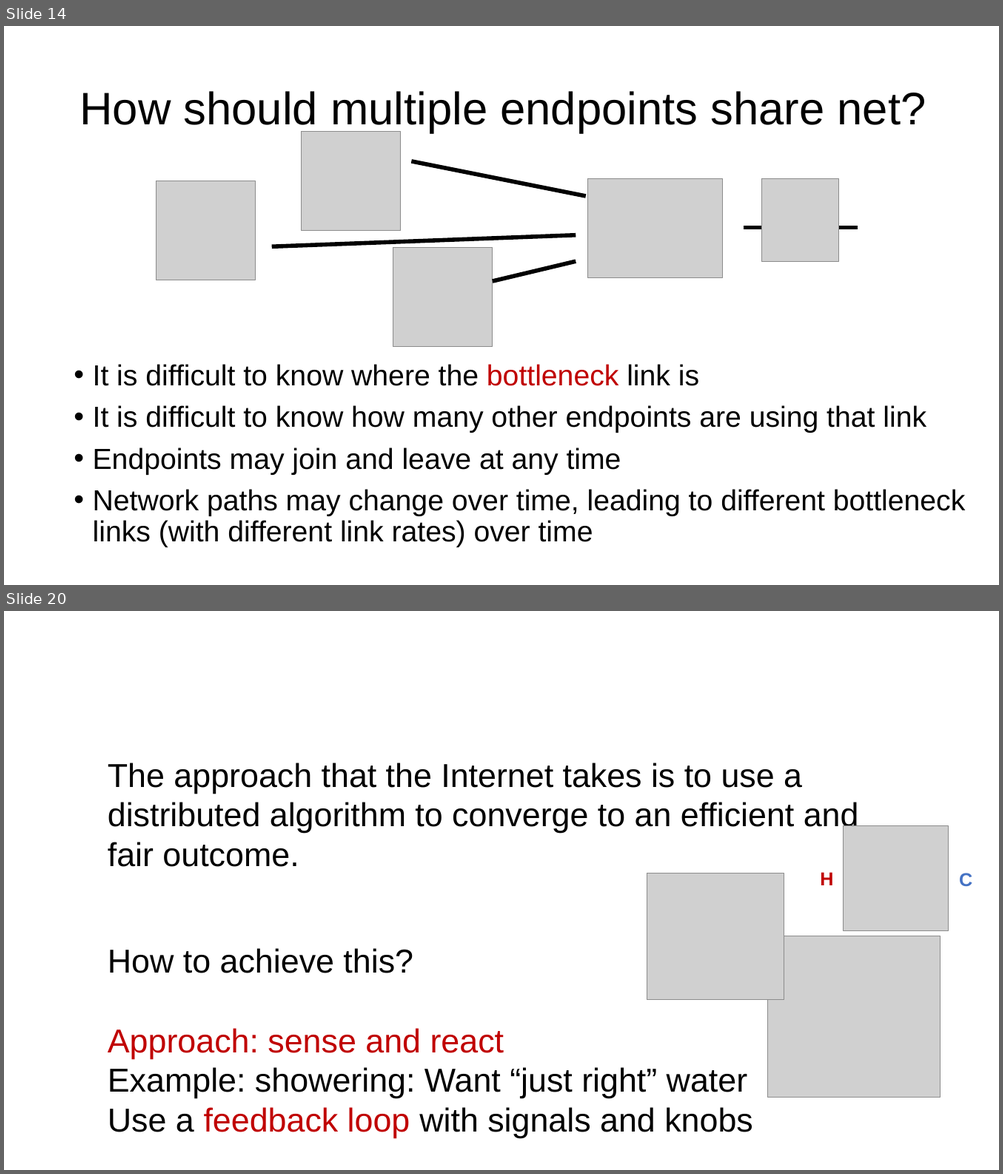
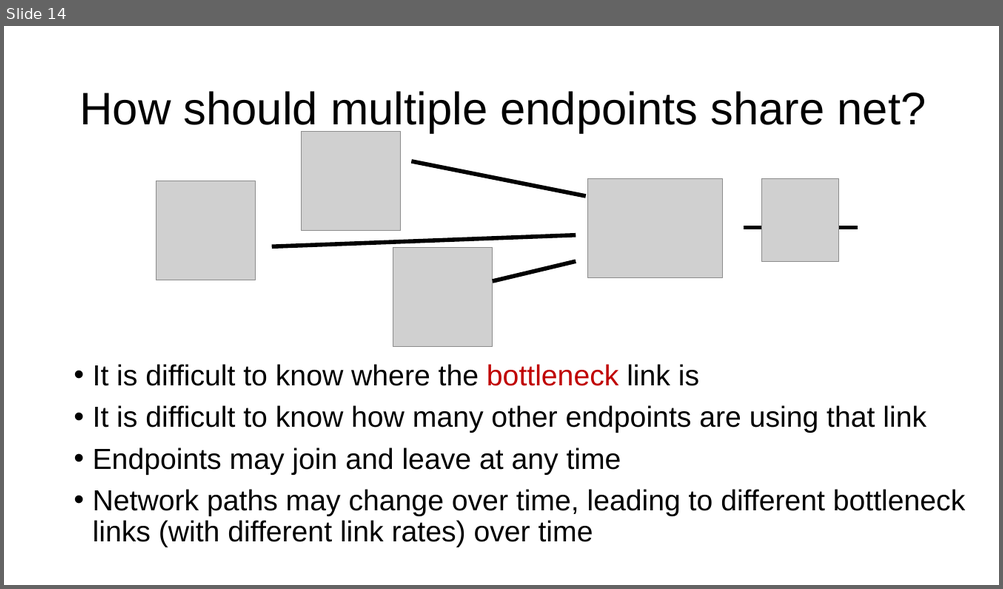
Before and after one commit to ngsrinivas/coursegen, a slide deck: ex/352-F24/staging/352-F24/lectures/16-tp-flowcontrol-congestioncontrol.pptx. Shown one above the other, each under a label of ours: slides 14 and 20 before the commit, slide 14 after it; the slides between them are not shown. The pictures are 1003x1174 and 1003x589 pixels, drawn with LibreOffice and Linux fonts; fonts in the diff are those of the drawing; grey boxes stand for pictures. Boxes give left, top, right and bottom in pixels: in the first picture for what was removed or moved away, otherwise in the second. Text is boxed around its words. In the diff, an @@ line names an element or a change of style, - is before the commit and + after.

```diff
--- a/ex/352-F24/staging/352-F24/lectures/16-tp-flowcontrol-congestioncontrol.pptx
+++ b/ex/352-F24/staging/352-F24/lectures/16-tp-flowcontrol-congestioncontrol.pptx
@@ slide 20 removed at [4,611,999,1170], background #FFFFFF @@
@@ text removed at [108,763,859,867] @@
-The approach that the Internet takes is to use a distributed algorithm to converge to an efficient and fair outcome.
@@ picture removed at [843,826,948,931] @@
@@ picture removed at [646,873,784,999] @@
@@ text removed at [819,872,833,886] @@
-H
@@ text removed at [959,873,972,887] @@
-C
@@ picture removed at [767,937,940,1097] @@
@@ text removed at [108,948,753,1139] @@
-How to achieve this?
-Approach: sense and react
-Example: showering: Want “just right” water
-Use a feedback loop with signals and knobs
```
Also in this commit, not shown: 23 other slides removed, 3 other files.
